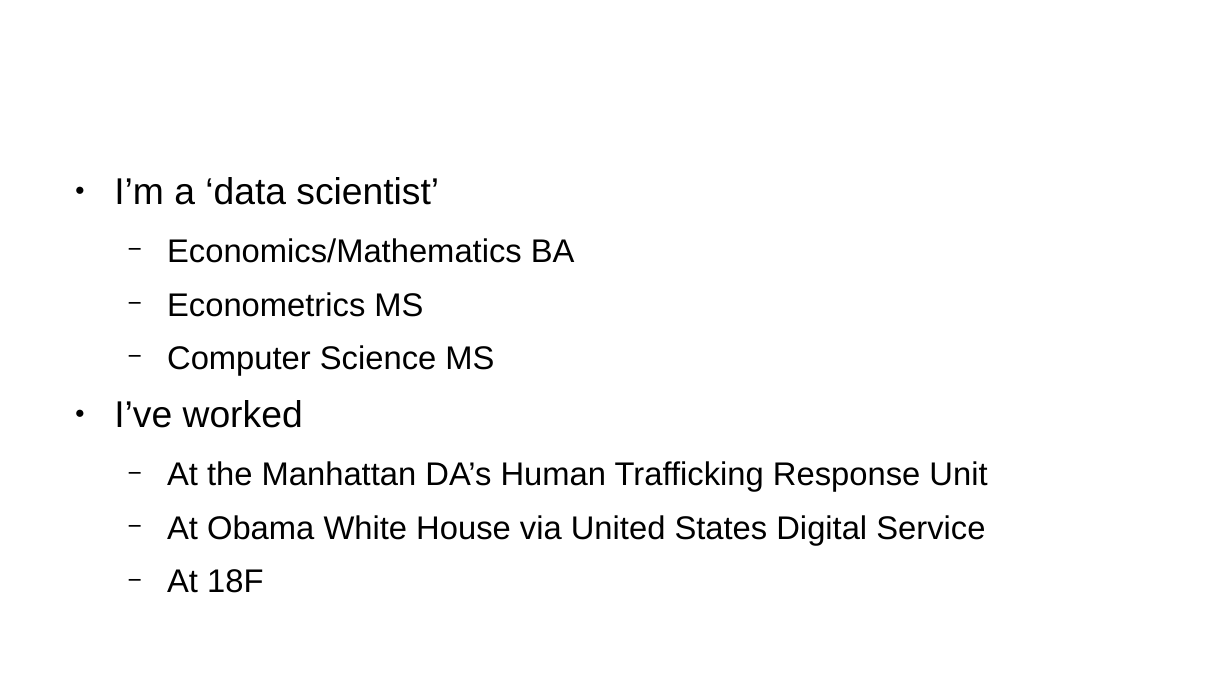
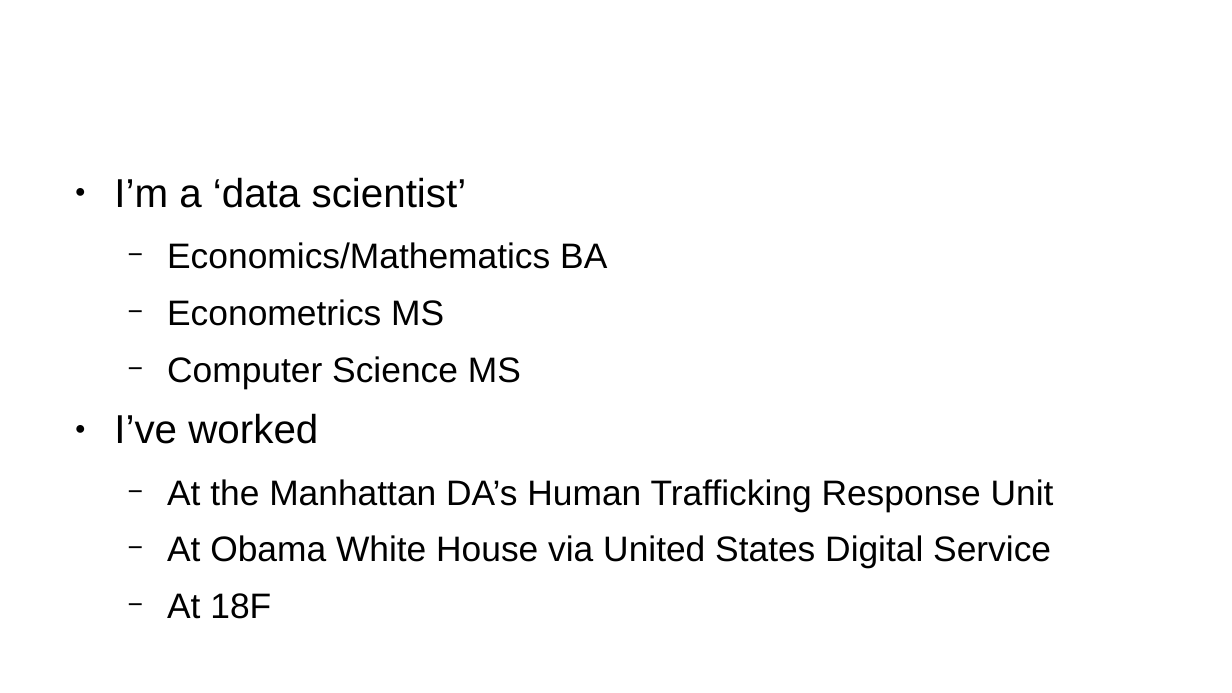
Before and after one commit to EricSchles/analyze_taxi_data, a slide deck: slide 2 of slides_v1.pptx. Drawn at 1232x693 pixels with LibreOffice and Linux fonts; fonts in the diff are those of the drawing; background and template pictures are left out. Boxes give left, top, right and bottom in pixels: in the first picture for what was removed or moved away, otherwise in the second. Text is boxed around its words. In the diff, an @@ line names an element or a change of style, - is before the commit and + after.

Commit message:
adding updated slides

```diff
--- a/slides_v1.pptx
+++ b/slides_v1.pptx
@@ text "I’m a ‘data scientist’" at bbox=[114, 177, 1054, 568]: size 24.1 to 26 pt in "I’m a ‘data scientist’", "I’ve worked"; size 21.1 to 22.8 pt in "Economics/Mathematics BA", "Econometrics MS", "Computer Science MS", "At the Manhattan DA’s Human Trafficking Response ..." and 2 more places @@
```
Also in this commit, not shown: 3 other slides changed, 2 slides added.
